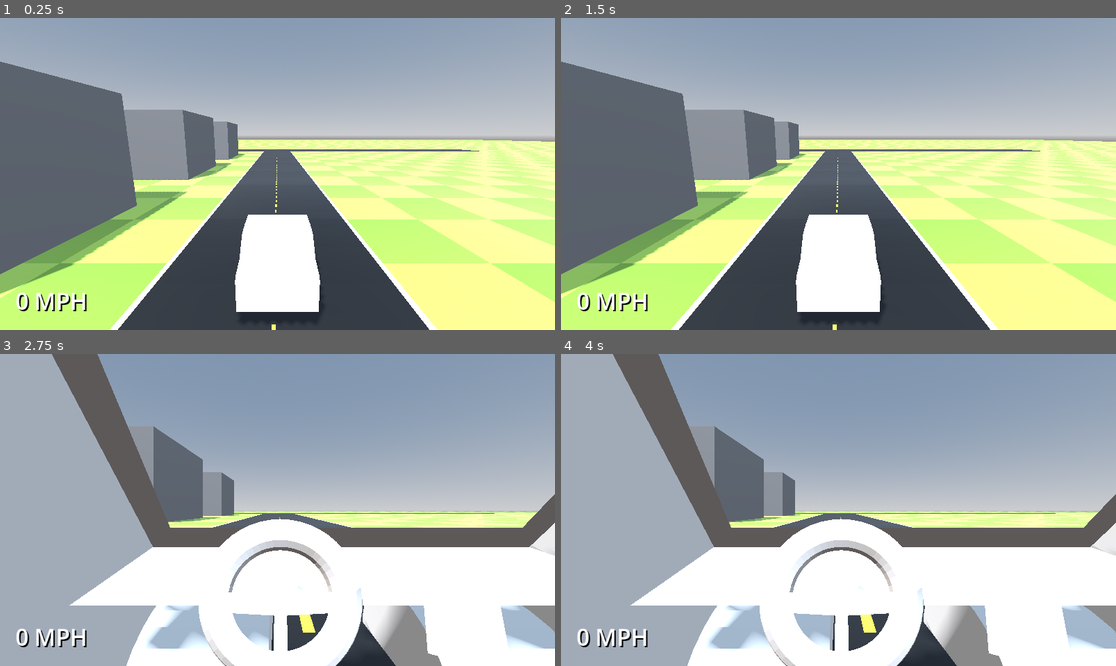
Above: before the commit, frames 1-4 (two rows, left to right).
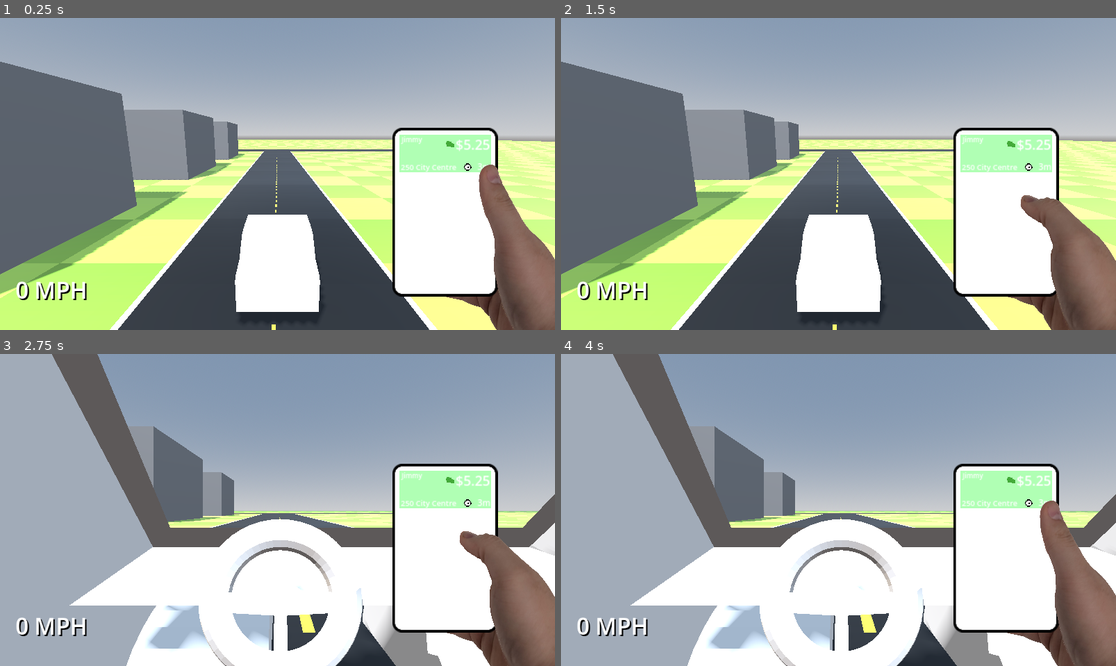
Above: after the commit, the same moments.

Repository: AndrewHamel111/SISGameJam2026
Game: Godot game, scene res://scenes/world.tscn
Same seed, same stepped clock (60 frames per second), same inputs: the game is played once before the commit and once after it.
Inputs:
- Up to frame 1 (0.25 s): no input
- Up to frame 2 (1.5 s): tap Enter at 0.5 s; hold D (turn_right) 0.53-1.28 s; tap P (camera_toggle) at 0.6, 1.35 s; tap Space (brake) at 1.25 s; hold K (phone_down, bound only after the commit) from 1.28 s (still down)
- Up to frame 3 (2.75 s): tap Enter at 2 s; release K (phone_down, bound only after the commit) at 2.03 s; hold D (turn_right) from 2.03 s (still down); tap P (camera_toggle) at 2.1 s
- Up to frame 4 (4 s): tap Space (brake) at 2.75 s; release D (turn_right) at 2.78 s; hold I (phone_up, bound only after the commit) 2.78-3.53 s; tap P (camera_toggle) at 2.85, 3.6 s; tap Enter at 3.5 s; hold A (turn_left) from 3.53 s (still down)

The runs differ from the first frame. In frame 1, 15% of the frame differs, in the area x 2-100%, y 35-100%; in frame 2, 15%; in frame 3, 11%; in frame 4, 11%.

Commit message:
Hud changes
Added phone controller, phone navigation, basic order setup

Diff:
--- a/entities/player/player.gd
+++ b/entities/player/player.gd
@@ -10,6 +10,9 @@
 
 var camera_mode: bool = true
 var hud: HUDController
+
+# phone control
+var phone_selected_index : int = 0
 
 # car control
 const CAR_TURN_SPEED := 10.0
@@ -47,6 +50,15 @@
 		var deceleration : float = CAR_BRAKING if Input.is_action_pressed("brake") else CAR_DECELERATION
 		forward_velocity = move_toward(forward_velocity, 0, delta * deceleration)
 
+	if Input.is_action_just_pressed("phone_down"):
+		phone_selected_index += 1
+		phone_selected_index = mini(phone_selected_index, 2)
+		hud.hand_controller.set_pose(phone_selected_index as HandController.Pose)
+	elif Input.is_action_just_pressed("phone_up"):
+		phone_selected_index -= 1
+		phone_selected_index = maxi(phone_selected_index, 0)
+		hud.hand_controller.set_pose(phone_selected_index as HandController.Pose)
+
 	if forward_velocity > 0.1:
 		var car_turn_angle := lerpf(turn_angle, turn_angle * 0.5, forward_velocity / CAR_MAX_SPEED)
 		rotate_y(deg_to_rad(car_turn_angle))
--- a/project.godot
+++ b/project.godot
@@ -29,22 +29,67 @@
 turn_left={
 "deadzone": 0.2,
 "events": [Object(InputEventKey,"resource_local_to_scene":false,"resource_name":"","device":-1,"window_id":0,"alt_press …(191 unchanged characters)…
+, Object(InputEventJoypadMotion,"resource_local_to_scene":false,"resource_name":"","device":-1,"axis":0,"axis_value":-1.0,"script":null)
 ]
 }
 turn_right={
 "deadzone": 0.2,
 "events": [Object(InputEventKey,"resource_local_to_scene":false,"resource_name":"","device":-1,"window_id":0,"alt_press …(192 unchanged characters)…
+, Object(InputEventJoypadMotion,"resource_local_to_scene":false,"resource_name":"","device":-1,"axis":0,"axis_value":1.0,"script":null)
 ]
 }
 accelerate={
 "deadzone": 0.2,
 "events": [Object(InputEventKey,"resource_local_to_scene":false,"resource_name":"","device":-1,"window_id":0,"alt_press …(192 unchanged characters)…
+, Object(InputEventJoypadMotion,"resource_local_to_scene":false,"resource_name":"","device":-1,"axis":5,"axis_value":1.0,"script":null)
 ]
 }
 brake={
 "deadzone": 0.2,
 "events": [Object(InputEventKey,"resource_local_to_scene":false,"resource_name":"","device":-1,"window_id":0,"alt_press …(191 unchanged characters)…
 , Object(InputEventKey,"resource_local_to_scene":false,"resource_name":"","device":-1,"window_id":0,"alt_pressed":false …(183 unchanged characters)…
+, Object(InputEventJoypadMotion,"resource_local_to_scene":false,"resource_name":"","device":-1,"axis":4,"axis_value":1.0,"script":null)
+]
+}
+phone_up={
+"deadzone": 0.2,
+"events": [Object(InputEventJoypadMotion,"resource_local_to_scene":false,"resource_name":"","device":-1,"axis":3,"axis_value":-1.0,"script":null)
+, Object(InputEventKey,"resource_local_to_scene":false,"resource_name":"","device":-1,"window_id":0,"alt_pressed":false,"shift_pressed":false,"ctrl_pressed":false,"meta_pressed":false,"pressed":false,"keycode":0,"physical_keycode":73,"key_label":0,"unicode":105,"location":0,"echo":false,"script":null)
+, Object(InputEventKey,"resource_local_to_scene":false,"resource_name":"","device":-1,"window_id":0,"alt_pressed":false,"shift_pressed":false,"ctrl_pressed":false,"meta_pressed":false,"pressed":false,"keycode":0,"physical_keycode":4194320,"key_label":0,"unicode":0,"location":0,"echo":false,"script":null)
+]
+}
+phone_down={
+"deadzone": 0.2,
+"events": [Object(InputEventJoypadMotion,"resource_local_to_scene":false,"resource_name":"","device":-1,"axis":3,"axis_value":1.0,"script":null)
+, Object(InputEventKey,"resource_local_to_scene":false,"resource_name":"","device":-1,"window_id":0,"alt_pressed":false,"shift_pressed":false,"ctrl_pressed":false,"meta_pressed":false,"pressed":false,"keycode":0,"physical_keycode":75,"key_label":0,"unicode":107,"location":0,"echo":false,"script":null)
+, Object(InputEventKey,"resource_local_to_scene":false,"resource_name":"","device":-1,"window_id":0,"alt_pressed":false,"shift_pressed":false,"ctrl_pressed":false,"meta_pressed":false,"pressed":false,"keycode":0,"physical_keycode":4194322,"key_label":0,"unicode":0,"location":0,"echo":false,"script":null)
+]
+}
+phone_right={
+"deadzone": 0.2,
+"events": [Object(InputEventJoypadMotion,"resource_local_to_scene":false,"resource_name":"","device":-1,"axis":2,"axis_value":1.0,"script":null)
+, Object(InputEventKey,"resource_local_to_scene":false,"resource_name":"","device":-1,"window_id":0,"alt_pressed":false,"shift_pressed":false,"ctrl_pressed":false,"meta_pressed":false,"pressed":false,"keycode":0,"physical_keycode":76,"key_label":0,"unicode":108,"location":0,"echo":false,"script":null)
+, Object(InputEventKey,"resource_local_to_scene":false,"resource_name":"","device":-1,"window_id":0,"alt_pressed":false,"shift_pressed":false,"ctrl_pressed":false,"meta_pressed":false,"pressed":false,"keycode":0,"physical_keycode":4194321,"key_label":0,"unicode":0,"location":0,"echo":false,"script":null)
+]
+}
+phone_left={
+"deadzone": 0.2,
+"events": [Object(InputEventJoypadMotion,"resource_local_to_scene":false,"resource_name":"","device":-1,"axis":2,"axis_value":-1.0,"script":null)
+, Object(InputEventKey,"resource_local_to_scene":false,"resource_name":"","device":-1,"window_id":0,"alt_pressed":false,"shift_pressed":false,"ctrl_pressed":false,"meta_pressed":false,"pressed":false,"keycode":0,"physical_keycode":74,"key_label":0,"unicode":106,"location":0,"echo":false,"script":null)
+, Object(InputEventKey,"resource_local_to_scene":false,"resource_name":"","device":-1,"window_id":0,"alt_pressed":false,"shift_pressed":false,"ctrl_pressed":false,"meta_pressed":false,"pressed":false,"keycode":0,"physical_keycode":4194319,"key_label":0,"unicode":0,"location":0,"echo":false,"script":null)
+]
+}
+phone_confirm={
+"deadzone": 0.2,
+"events": [Object(InputEventJoypadButton,"resource_local_to_scene":false,"resource_name":"","device":-1,"button_index":0,"pressure":0.0,"pressed":true,"script":null)
+, Object(InputEventKey,"resource_local_to_scene":false,"resource_name":"","device":-1,"window_id":0,"alt_pressed":false,"shift_pressed":false,"ctrl_pressed":false,"meta_pressed":false,"pressed":false,"keycode":0,"physical_keycode":85,"key_label":0,"unicode":117,"location":0,"echo":false,"script":null)
+, Object(InputEventKey,"resource_local_to_scene":false,"resource_name":"","device":-1,"window_id":0,"alt_pressed":false,"shift_pressed":false,"ctrl_pressed":false,"meta_pressed":false,"pressed":false,"keycode":0,"physical_keycode":4194309,"key_label":0,"unicode":0,"location":0,"echo":false,"script":null)
+]
+}
+phone_cancel={
+"deadzone": 0.2,
+"events": [Object(InputEventJoypadButton,"resource_local_to_scene":false,"resource_name":"","device":-1,"button_index":1,"pressure":0.0,"pressed":true,"script":null)
+, Object(InputEventKey,"resource_local_to_scene":false,"resource_name":"","device":-1,"window_id":0,"alt_pressed":false,"shift_pressed":false,"ctrl_pressed":false,"meta_pressed":false,"pressed":false,"keycode":0,"physical_keycode":79,"key_label":0,"unicode":111,"location":0,"echo":false,"script":null)
 ]
 }
 
--- /dev/null
+++ b/resources/andrew_hand.tres
@@ -0,0 +1,29 @@
+[gd_resource type="Resource" script_class="HandLibrary" format=3 uid="uid://cfeggiukwcg7c"]
+
+[ext_resource type="Script" uid="uid://wlajjqhy35mx" path="res://scripts/hand_library.gd" id="1_el6vk"]
+[ext_resource type="Texture2D" uid="uid://d014b3wcrfgeh" path="res://resources/png/hand_orders/bottom_back.png" id="1_hnsch"]
+[ext_resource type="Texture2D" uid="uid://dlvqm4e50jdug" path="res://resources/png/hand_orders/bottom_front.png" id="2_r3tb8"]
+[ext_resource type="Texture2D" uid="uid://htfpd6hx2gd" path="res://resources/png/hand_orders/middle_back.png" id="3_3illi"]
+[ext_resource type="Texture2D" uid="uid://g8c34yl078l2" path="res://resources/png/hand_orders/middle_front.png" id="4_y18av"]
+[ext_resource type="Texture2D" uid="uid://to03poi20ogp" path="res://resources/png/hand_swipe/1_back.png" id="6_y8y86"]
+[ext_resource type="Texture2D" uid="uid://da48jh2sjkcl0" path="res://resources/png/hand_swipe/2_back.png" id="7_p57xv"]
+[ext_resource type="Texture2D" uid="uid://dtd2b7b4i260j" path="res://resources/png/hand_swipe/3_back.png" id="8_24cak"]
+[ext_resource type="Texture2D" uid="uid://dw2fatx37yuq5" path="res://resources/png/hand_swipe/4_back.png" id="9_l2ox3"]
+[ext_resource type="Texture2D" uid="uid://blx354f5idc00" path="res://resources/png/hand_swipe/1_front.png" id="10_rf4y2"]
+[ext_resource type="Texture2D" uid="uid://dp1w06h74q5x6" path="res://resources/png/hand_swipe/2_front.png" id="11_nqn70"]
+[ext_resource type="Texture2D" uid="uid://c5ccxm6ld241r" path="res://resources/png/hand_swipe/3_front.png" id="12_17y2l"]
+[ext_resource type="Texture2D" uid="uid://0la831jbni4k" path="res://resources/png/hand_swipe/4_front.png" id="13_w507w"]
+[ext_resource type="Texture2D" uid="uid://b7ibh1jkyg2sq" path="res://resources/png/hand_orders/top_back.png" id="14_ipid7"]
+[ext_resource type="Texture2D" uid="uid://cmh2j8itojxry" path="res://resources/png/hand_orders/top_front.png" id="15_scfj1"]
+
+[resource]
+script = ExtResource("1_el6vk")
+top_back = ExtResource("14_ipid7")
+top_front = ExtResource("15_scfj1")
+middle_back = ExtResource("3_3illi")
+middle_front = ExtResource("4_y18av")
+bottom_back = ExtResource("1_hnsch")
+bottom_front = ExtResource("2_r3tb8")
+swipe_back = Array[Texture2D]([ExtResource("6_y8y86"), ExtResource("7_p57xv"), ExtResource("8_24cak"), ExtResource("9_l2ox3")])
+swipe_front = Array[Texture2D]([ExtResource("10_rf4y2"), ExtResource("11_nqn70"), ExtResource("12_17y2l"), ExtResource("13_w507w")])
+metadata/_custom_type_script = "uid://wlajjqhy35mx"
--- /dev/null
+++ b/scenes/hud.tscn
@@ -0,0 +1,106 @@
+[gd_scene format=3 uid="uid://bpt784eyxt3ds"]
+
+[ext_resource type="Script" uid="uid://cs25xmu28i8fr" path="res://scripts/hud_controller.gd" id="1_ahhtf"]
+[ext_resource type="Script" uid="uid://d0ygxr0cxvt4s" path="res://scripts/phone_display.gd" id="2_5ysmq"]
+[ext_resource type="Texture2D" uid="uid://dr2lsonich864" path="res://resources/png/phone_blank.png" id="2_oo0fn"]
+[ext_resource type="Script" uid="uid://nahkn1jsqqlv" path="res://scripts/hand_controller.gd" id="4_047uy"]
+[ext_resource type="Texture2D" uid="uid://b7ibh1jkyg2sq" path="res://resources/png/hand_orders/top_back.png" id="5_5pdws"]
+[ext_resource type="Texture2D" uid="uid://cmh2j8itojxry" path="res://resources/png/hand_orders/top_front.png" id="6_hd3ao"]
+
+[sub_resource type="LabelSettings" id="LabelSettings_k0juu"]
+font_size = 48
+font_color = Color(0, 0, 0, 1)
+
+[sub_resource type="LabelSettings" id="LabelSettings_rwgxs"]
+font_size = 48
+
+[node name="HUD" type="Control" unique_id=629020837]
+layout_mode = 3
+anchors_preset = 15
+anchor_right = 1.0
+anchor_bottom = 1.0
+grow_horizontal = 2
+grow_vertical = 2
+script = ExtResource("1_ahhtf")
+
+[node name="SpeedDisplay" type="Control" parent="." unique_id=133005542]
+layout_mode = 1
+anchors_preset = 2
+anchor_top = 1.0
+anchor_bottom = 1.0
+offset_top = -40.0
+offset_right = 40.0
+grow_vertical = 0
+
+[node name="Label2" type="Label" parent="SpeedDisplay" unique_id=1340180542]
+layout_mode = 0
+offset_left = 35.0
+offset_top = -74.0
+offset_right = 184.0
+offset_bottom = -7.0
+pivot_offset = Vector2(185, 69)
+text = "0 MPH"
+label_settings = SubResource("LabelSettings_k0juu")
+
+[node name="Label" type="Label" parent="SpeedDisplay" unique_id=1249369622]
+layout_mode = 0
+offset_left = 32.0
+offset_top = -77.0
+offset_right = 181.0
+offset_bottom = -10.0
+pivot_offset = Vector2(188, 72)
+text = "0 MPH"
+label_settings = SubResource("LabelSettings_rwgxs")
+
+[node name="PhoneDisplay" type="Control" parent="." unique_id=1450627390]
+layout_mode = 1
+anchors_preset = 3
+anchor_left = 1.0
+anchor_top = 1.0
+anchor_right = 1.0
+anchor_bottom = 1.0
+offset_left = -40.0
+offset_top = -40.0
+grow_horizontal = 0
+grow_vertical = 0
+scale = Vector2(1.75, 1.75)
+script = ExtResource("2_5ysmq")
+
+[node name="TextureRect" type="TextureRect" parent="PhoneDisplay" unique_id=1415203291]
+layout_mode = 0
+offset_left = -169.71428
+offset_top = -216.57143
+offset_right = -44.71428
+offset_bottom = -16.571426
+texture = ExtResource("2_oo0fn")
+
+[node name="VBoxContainer" type="VBoxContainer" parent="PhoneDisplay/TextureRect" unique_id=1704557126]
+layout_mode = 0
+offset_left = 8.0
+offset_top = 8.0
+offset_right = 117.0
+offset_bottom = 148.0
+
+[node name="HandController" type="Control" parent="PhoneDisplay" unique_id=870589063]
+anchors_preset = 0
+offset_right = 40.0
+offset_bottom = 40.0
+scale = Vector2(0.115, 0.115)
+script = ExtResource("4_047uy")
+
+[node name="TextureRect" type="TextureRect" parent="PhoneDisplay/HandController" unique_id=794678660]
+z_index = -1
+layout_mode = 0
+offset_left = -1510.5591
+offset_top = -1600.0001
+offset_right = 537.4409
+offset_bottom = 447.99988
+texture = ExtResource("5_5pdws")
+
+[node name="TextureRect2" type="TextureRect" parent="PhoneDisplay/HandController" unique_id=546674859]
+layout_mode = 0
+offset_left = -1510.5591
+offset_top = -1600.0001
+offset_right = 537.4409
+offset_bottom = 447.99988
+texture = ExtResource("6_hd3ao")
--- /dev/null
+++ b/scenes/order_display.tscn
@@ -0,0 +1,114 @@
+[gd_scene format=3 uid="uid://wpnx8ykjk0rn"]
+
+[ext_resource type="Script" uid="uid://n46qt3lxqvcb" path="res://scripts/order_display.gd" id="1_qyfn3"]
+[ext_resource type="Texture2D" uid="uid://jts0le8ujnj1" path="res://resources/png/timer.png" id="2_cva5s"]
+[ext_resource type="Texture2D" uid="uid://bsiwsqt1l5tpm" path="res://resources/png/money1.png" id="3_1l38u"]
+[ext_resource type="Texture2D" uid="uid://b3fajjpi7sc0b" path="res://resources/png/money2.png" id="4_x4xi8"]
+[ext_resource type="Texture2D" uid="uid://cx17jijj0yhji" path="res://resources/png/money3.png" id="5_npelg"]
+
+[sub_resource type="LabelSettings" id="LabelSettings_0m4u7"]
+line_spacing = 0.0
+font_size = 8
+
+[sub_resource type="LabelSettings" id="LabelSettings_047uy"]
+font_size = 9
+
+[sub_resource type="LabelSettings" id="LabelSettings_5pdws"]
+font_size = 10
+
+[node name="ColorRect" type="ColorRect" unique_id=1483125797]
+custom_minimum_size = Vector2(0, 45)
+color = Color(0.6901961, 1, 0.7058824, 1)
+script = ExtResource("1_qyfn3")
+metadata/_custom_type_script = "uid://n46qt3lxqvcb"
+
+[node name="OrderName" type="Label" parent="." unique_id=1159864202]
+layout_mode = 0
+offset_left = 3.142857
+offset_top = -0.14285713
+offset_right = 43.142857
+offset_bottom = 22.857143
+text = "Pizza Hut
+Bob Branson"
+label_settings = SubResource("LabelSettings_0m4u7")
+
+[node name="OrderDestination" type="Label" parent="." unique_id=1829727098]
+layout_mode = 1
+anchors_preset = 2
+anchor_top = 1.0
+anchor_bottom = 1.0
+offset_left = 1.9999999
+offset_top = -22.857143
+offset_right = 42.0
+offset_bottom = 0.1428566
+grow_vertical = 0
+text = "0000 STREET AVE"
+label_settings = SubResource("LabelSettings_047uy")
+vertical_alignment = 2
+
+[node name="Value" type="Label" parent="." unique_id=96743615]
+layout_mode = 1
+anchors_preset = 1
+anchor_left = 1.0
+anchor_right = 1.0
+offset_left = -40.0
+offset_bottom = 23.0
+grow_horizontal = 0
+text = "$5.50"
+horizontal_alignment = 2
+
+[node name="Duration" type="Label" parent="." unique_id=1410466137]
+layout_mode = 1
+anchors_preset = 3
+anchor_left = 1.0
+anchor_top = 1.0
+anchor_right = 1.0
+anchor_bottom = 1.0
+offset_left = -40.0
+offset_top = -23.0
+grow_horizontal = 0
+grow_vertical = 0
+text = "10m"
+label_settings = SubResource("LabelSettings_5pdws")
+horizontal_alignment = 2
+vertical_alignment = 2
+
+[node name="TextureRect" type="TextureRect" parent="." unique_id=145025056]
+texture_filter = 1
+layout_mode = 0
+offset_left = 76.85714
+offset_top = 33.571426
+offset_right = 116.85715
+offset_bottom = 73.57143
+scale = Vector2(0.21561477, 0.21561477)
+texture = ExtResource("2_cva5s")
+
+[node name="TextureRect2" type="TextureRect" parent="." unique_id=74551130]
+texture_filter = 1
+layout_mode = 0
+offset_left = 57.428566
+offset_top = 6.714286
+offset_right = 97.42857
+offset_bottom = 46.714287
+scale = Vector2(0.21561477, 0.21561477)
+texture = ExtResource("3_1l38u")
+
+[node name="TextureRect3" type="TextureRect" parent="." unique_id=1943515076]
+texture_filter = 1
+layout_mode = 0
+offset_left = 56.285706
+offset_top = 7.285714
+offset_right = 96.28571
+offset_bottom = 47.285713
+scale = Vector2(0.21561477, 0.21561477)
+texture = ExtResource("4_x4xi8")
+
+[node name="TextureRect4" type="TextureRect" parent="." unique_id=672050150]
+texture_filter = 1
+layout_mode = 0
+offset_left = 54.571426
+offset_top = 6.142857
+offset_right = 94.571434
+offset_bottom = 46.142857
+scale = Vector2(0.21561477, 0.21561477)
+texture = ExtResource("5_npelg")
--- a/scenes/world.tscn
+++ b/scenes/world.tscn
@@ -3,8 +3,8 @@
 [ext_resource type="PackedScene" uid="uid://0gpemaq84xid" path="res://resources/glb/ground_tile.glb" id="1_nnsk1"]
 [ext_resource type="PackedScene" uid="uid://bld0i1ipxocc4" path="res://resources/glb/road_tile.glb" id="2_k0juu"]
 [ext_resource type="PackedScene" uid="uid://cc63iy4jodjin" path="res://entities/player/player.tscn" id="2_rwgxs"]
-[ext_resource type="Script" uid="uid://cs25xmu28i8fr" path="res://scripts/hud_controller.gd" id="3_4wyf3"]
 [ext_resource type="PackedScene" uid="uid://cv7pcmcs3pky4" path="res://resources/glb/road_tile_3int.glb" id="3_71j4m"]
+[ext_resource type="PackedScene" uid="uid://bpt784eyxt3ds" path="res://scenes/hud.tscn" id="5_71j4m"]
 
 [sub_resource type="ProceduralSkyMaterial" id="ProceduralSkyMaterial_4wyf3"]
 sky_horizon_color = Color(0.66224277, 0.6717428, 0.6867428, 1)
@@ -17,13 +17,6 @@
 background_mode = 2
 sky = SubResource("Sky_k0juu")
 tonemap_mode = 2
-
-[sub_resource type="LabelSettings" id="LabelSettings_k0juu"]
-font_size = 48
-font_color = Color(0, 0, 0, 1)
-
-[sub_resource type="LabelSettings" id="LabelSettings_rwgxs"]
-font_size = 48
 
 [node name="World" type="Node3D" unique_id=1487770028]
 
@@ -131,30 +124,4 @@
 
 [node name="CanvasLayer" type="CanvasLayer" parent="." unique_id=329806337]
 
-[node name="HUD" type="Control" parent="CanvasLayer" unique_id=1233015716]
-layout_mode = 3
-anchors_preset = 15
-anchor_right = 1.0
-anchor_bottom = 1.0
-grow_horizontal = 2
-grow_vertical = 2
-script = ExtResource("3_4wyf3")
-
-[node name="Label2" type="Label" parent="CanvasLayer/HUD" unique_id=252672703]
-layout_mode = 0
-offset_left = 35.0
-offset_top = 557.0
-offset_right = 184.0
-offset_bottom = 624.0
-pivot_offset = Vector2(247, 43)
-text = "0 MPH"
-label_settings = SubResource("LabelSettings_k0juu")
-
-[node name="Label" type="Label" parent="CanvasLayer/HUD" unique_id=1834834113]
-layout_mode = 0
-offset_left = 32.0
-offset_top = 554.0
-offset_right = 181.0
-offset_bottom = 621.0
-text = "0 MPH"
-label_settings = SubResource("LabelSettings_rwgxs")
+[node name="HUD" parent="CanvasLayer" unique_id=629020837 instance=ExtResource("5_71j4m")]
--- /dev/null
+++ b/scripts/hand_controller.gd
@@ -0,0 +1,33 @@
+class_name HandController
+extends Control
+
+@onready var texrect_back: TextureRect = $TextureRect
+@onready var texrect_front: TextureRect = $TextureRect2
+@onready var hand_library: HandLibrary = preload("res://resources/andrew_hand.tres")
+
+enum Pose
+{
+	TOP = 0,
+	MIDDLE,
+	BOTTOM,
+	#SWIPE_LEFT,
+	#SWIPE_RIGHT
+}
+
+func set_pose(pose: Pose) -> void:
+	match pose:
+		Pose.TOP:
+			texrect_back.texture = hand_library.top_back
+			texrect_front.texture = hand_library.top_front
+		Pose.MIDDLE:
+			texrect_back.texture = hand_library.middle_back
+			texrect_front.texture = hand_library.middle_front
+		Pose.BOTTOM:
+			texrect_back.texture = hand_library.bottom_back
+			texrect_front.texture = hand_library.bottom_front
+		#Pose.SWIPE_LEFT:
+			## TODO: start quick left-swipe animation
+			#pass
+		#Pose.SWIPE_RIGHT:
+			## TODO: start quick right-swipe animation
+			#pass
--- /dev/null
+++ b/scripts/hand_library.gd
@@ -0,0 +1,11 @@
+class_name HandLibrary
+extends Resource
+
+@export var top_back: Texture2D
+@export var top_front: Texture2D
+@export var middle_back: Texture2D
+@export var middle_front: Texture2D
+@export var bottom_back: Texture2D
+@export var bottom_front: Texture2D
+@export var swipe_back: Array[Texture2D]
+@export var swipe_front: Array[Texture2D]
--- a/scripts/hud_controller.gd
+++ b/scripts/hud_controller.gd
@@ -1,8 +1,10 @@
 class_name HUDController
 extends Control
 
-@onready var label_2: Label = $Label2
-@onready var label: Label = $Label
+@onready var label_2: Label = $SpeedDisplay/Label2
+@onready var label: Label = $SpeedDisplay/Label
+@onready var phone_display: PhoneDisplay = $PhoneDisplay
+@onready var hand_controller: HandController = $PhoneDisplay/HandController
 
 func set_speed(speed: int) -> void:
 	label.text = "%d MPH" % [speed]
--- /dev/null
+++ b/scripts/order_display.gd
@@ -0,0 +1,24 @@
+class_name OrderDisplay
+extends ColorRect
+
+@onready var order_name: Label = $OrderName
+@onready var order_destination: Label = $OrderDestination
+@onready var order_value: Label = $Value
+@onready var order_duration: Label = $Duration
+
+var _name: String
+var desc: String
+var money: String
+var duration: String
+
+func set_details(title: String, address: String, value: float, time: int) -> void:
+	_name = title
+	desc = address
+	money = "$%.2f" % [value]
+	duration = "%dm" % [time]
+
+func _ready() -> void:
+	order_name.text = _name
+	order_destination.text = desc
+	order_value.text = money
+	order_duration.text = duration
--- /dev/null
+++ b/scripts/phone_display.gd
@@ -0,0 +1,13 @@
+class_name PhoneDisplay
+extends Control
+
+@onready var vbox: VBoxContainer = $TextureRect/VBoxContainer
+@onready var order_display : PackedScene = load("res://scenes/order_display.tscn")
+
+func _ready() -> void:
+	call_deferred("add_order")
+
+func add_order() -> void:
+	var node := order_display.instantiate() as OrderDisplay
+	node.set_details("Jimmy", "250 City Centre", 5.25, 3)
+	vbox.add_child(node)
Binary file added: noimp/hand_photos/PXL_20260328_142042486.jpg
Binary file added: noimp/hand_photos/PXL_20260328_142043276.jpg
Binary file added: noimp/hand_photos/PXL_20260328_142044229.jpg
Binary file added: noimp/money_atlas.png
Binary file added: resources/png/hand_orders/bottom.png
Not shown, added: resources/png/hand_orders/bottom.png.import
Binary file added: resources/png/hand_orders/bottom_back.png
Not shown, added: resources/png/hand_orders/bottom_back.png.import
Binary file added: resources/png/hand_orders/bottom_front.png
Not shown, added: resources/png/hand_orders/bottom_front.png.import
Binary file added: resources/png/hand_orders/middle.png
Not shown, added: resources/png/hand_orders/middle.png.import
(and 61 more such lines)
